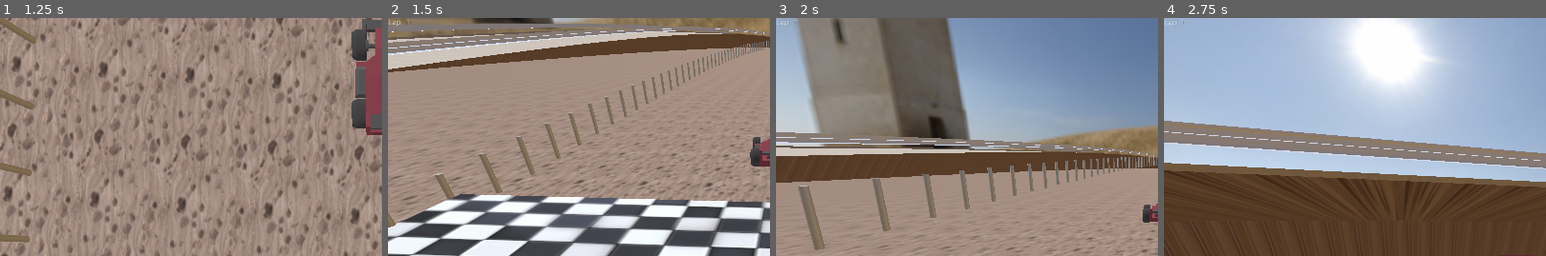
Above: before the commit, frames 1-4 (left to right).
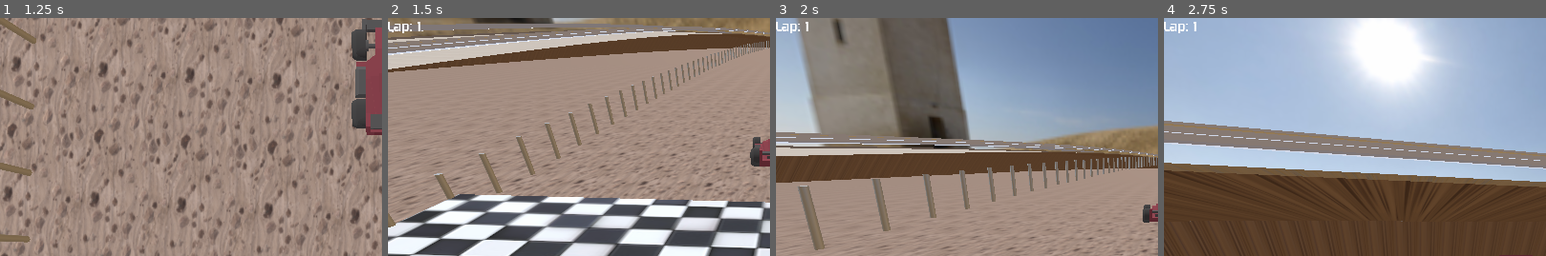
Above: after the commit, the same moments.

Repository: StianJakobsen/CuriosityForVelocity
Game: Godot game, scene res://Main.tscn
Two runs of this game, one before a commit and one after it. Both use one fixed random seed, a clock stepped at 60 frames per second and the inputs below. This scene is started directly instead of the project's main scene.
Inputs:
- Up to frame 1 (1.25 s): hold W (accelerate) from 0.53 s (still down); hold Tab (change_camera) from 0.53 s (still down)
- Up to frame 2 (1.5 s): keep holding W (accelerate); release Tab (change_camera) at 1.28 s; tap Tab (change_camera) at 1.35 s
- Up to frame 3 (2 s): keep holding W (accelerate)
- Up to frame 4 (2.75 s): release W (accelerate) at 2.03 s; hold A (steer_left) from 2.03 s (still down); hold Tab (change_camera) from 2.03 s (still down)
The pictures show only the part of the screen within x 0-50%, y 0-50%; the shares and areas given below are measured in that part.

Frame 1 is identical in both runs. In frame 2, 0.2% of the frame differs, in the area x 0-9%, y 0-7%; in frame 3, 0.2%; in frame 4, 0.2%.

Commit message:
Interface is good enough and game stops after a given number of laps has been completed

Diff:
--- /dev/null
+++ b/Assets/Fonts/font_for_interface.tres
@@ -0,0 +1,8 @@
+[gd_resource type="DynamicFont" load_steps=2 format=2]
+
+[sub_resource type="DynamicFontData" id=1]
+font_path = "res://Assets/Fonts/DAGGERSQUARE.otf"
+
+[resource]
+size = 22
+font_data = SubResource( 1 )
--- a/Assets/Scenes/GoalLine.gd
+++ b/Assets/Scenes/GoalLine.gd
@@ -20,14 +20,17 @@
 				OS.get_ticks_msec() - track_var.time_start)
 
 			track_var.lap = track_var.lap + 1
+			track_var.time_start = OS.get_ticks_msec()
+
+			$LapTimeInterface/Time.text = $LapTimeInterface/Time.text + "Time: " + str(track_var.last_lap_time) + ' \n'
+
+			if (track_var.lap - 1) == track_var.num_laps:
+				get_tree().paused = true
+			else:
+				$LapTimeInterface/Lap.text = $LapTimeInterface/Lap.text  + "\nLap: " + str(track_var.lap)
+
 			track_var.sector1 = false
 			track_var.sector2 = false
-			track_var.time_start = OS.get_ticks_msec()
-
-			$LapTimeInterface/Lap.text = "Lap: " + str(track_var.lap)
-			$LapTimeInterface/Time.text = "Time: " + str(track_var.last_lap_time)
-
-
 		else:
 			print('You have to cross sector 1 and 2')
 			if track_var.lap == 1:
--- a/Assets/Tracks/LapTimeInterface.tscn
+++ b/Assets/Tracks/LapTimeInterface.tscn
@@ -1,19 +1,16 @@
-[gd_scene load_steps=3 format=2]
+[gd_scene load_steps=2 format=2]
 
-[sub_resource type="DynamicFontData" id=1]
-
-[sub_resource type="DynamicFont" id=2]
-font_data = SubResource( 1 )
+[ext_resource path="res://Assets/Fonts/font_for_interface.tres" type="DynamicFont" id=1]
 
 [node name="LapTimeInterface" type="Node2D"]
 
 [node name="Time" type="Label" parent="."]
-margin_left = 65.7733
+margin_left = 75.0
 margin_top = 1.0
-margin_right = 132.773
+margin_right = 142.0
 margin_bottom = 37.0
 rect_scale = Vector2( 0.981691, 0.989241 )
-custom_fonts/font = SubResource( 2 )
+custom_fonts/font = ExtResource( 1 )
 __meta__ = {
 "_edit_use_anchors_": false
 }
@@ -23,6 +20,7 @@
 margin_right = 67.0
 margin_bottom = 37.0
 rect_scale = Vector2( 0.981691, 0.989241 )
+custom_fonts/font = ExtResource( 1 )
 __meta__ = {
 "_edit_use_anchors_": false
 }
--- a/Assets/Tracks/TrackVariables.gd
+++ b/Assets/Tracks/TrackVariables.gd
@@ -2,6 +2,8 @@
 
 
 var lap = 1
+var num_laps = 1
+
 var sector1 = false
 var sector2 = false
 var start = true
